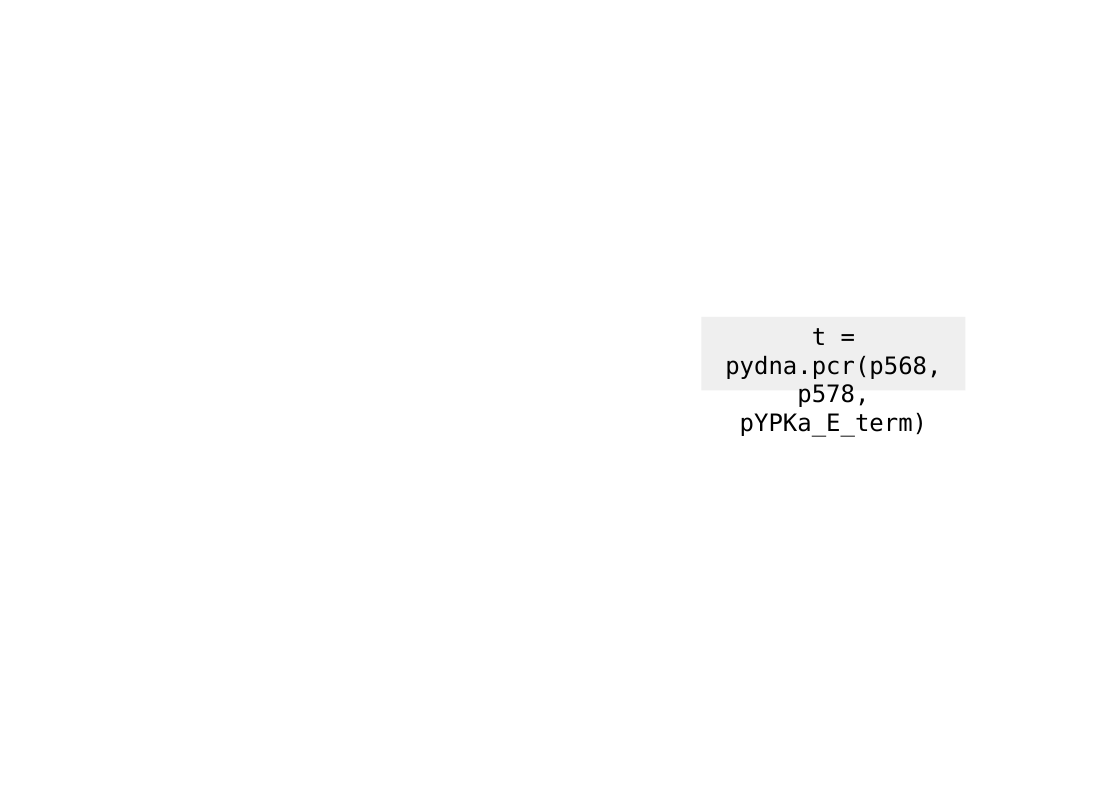
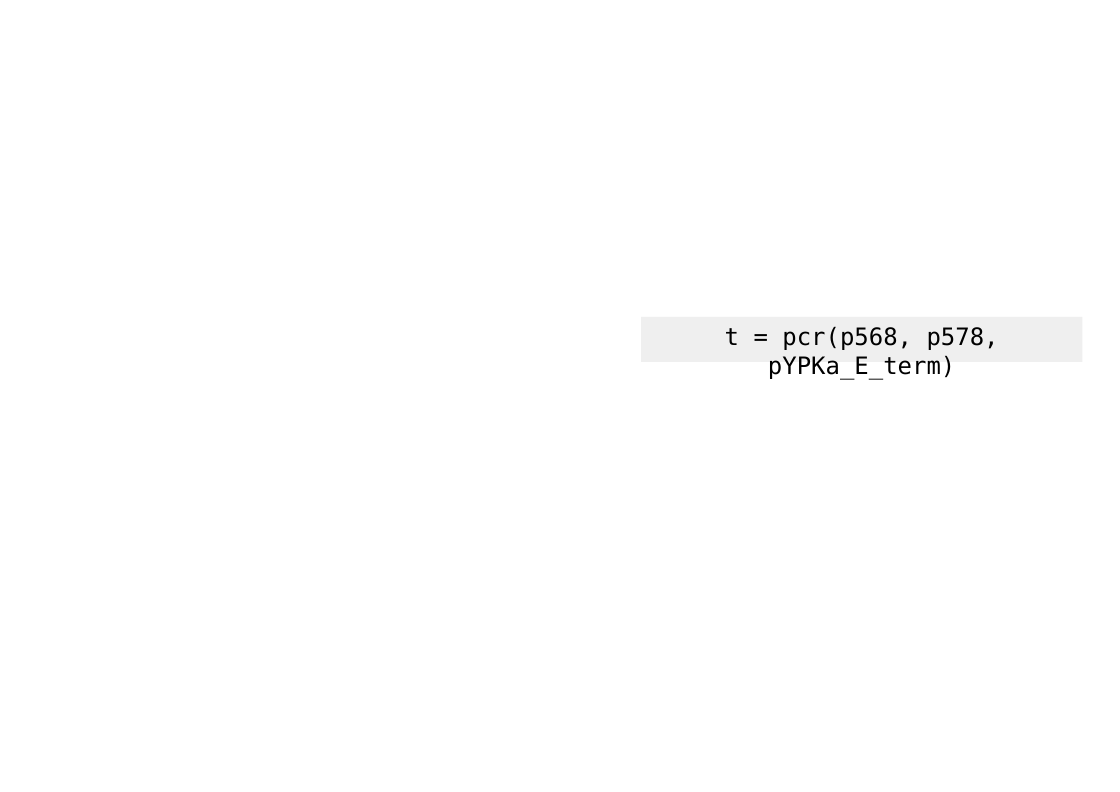
Before and after one commit to BjornFJohansson/pydna-examples, a slide deck: slide 12 of strawberry aat/saat_cloning2.odp (slide 13 before the commit). Drawn at 1120x792 pixels with LibreOffice and Linux fonts; fonts in the diff are those of the drawing; background and template pictures are left out. Boxes give left, top, right and bottom in pixels: in the first picture for what was removed or moved away, otherwise in the second. Text is boxed around its words. In the diff, an @@ line names an element or a change of style, - is before the commit and + after.

```diff
--- a/strawberry aat/saat_cloning2.odp
+++ b/strawberry aat/saat_cloning2.odp
@@ rectangle "t = pcr(p568, p578, pYPKa_E_term)" resized from (x1=701, y1=317, x2=966, y2=391) to (x1=641, y1=317, x2=1083, y2=362) @@
@@ text in rectangle at (x1=725, y1=326, x2=999, y2=380): text changed @@
-t = pydna.pcr(p568, p578, pYPKa_E_term)
+t = pcr(p568, p578, pYPKa_E_term)
```
Also in this commit, not shown: 9 other slides changed, 1 slide removed, 5 other files.
